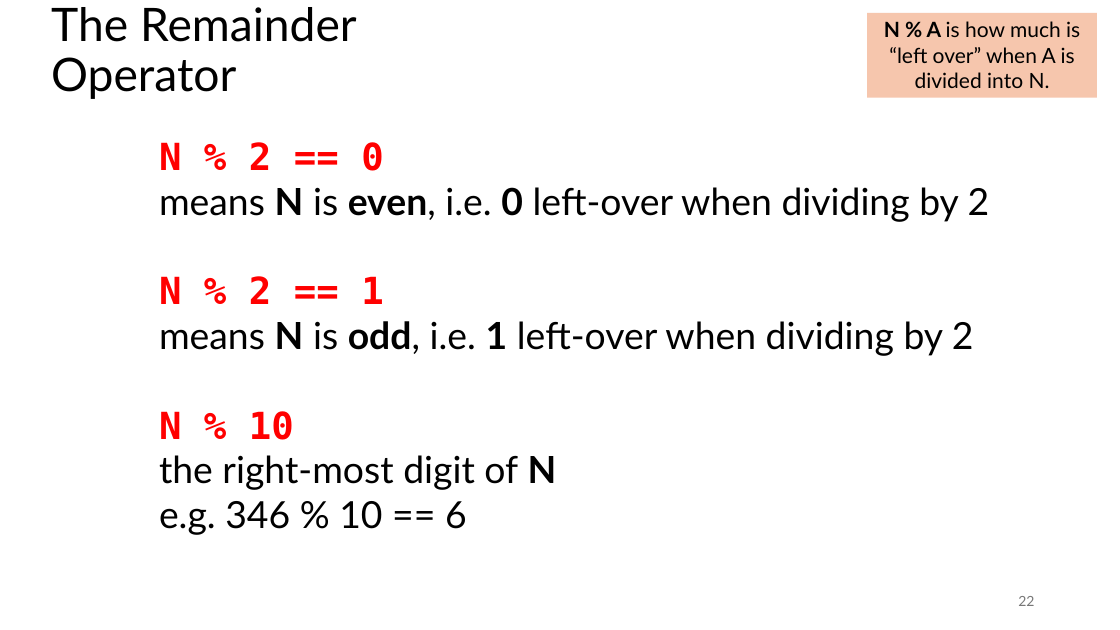
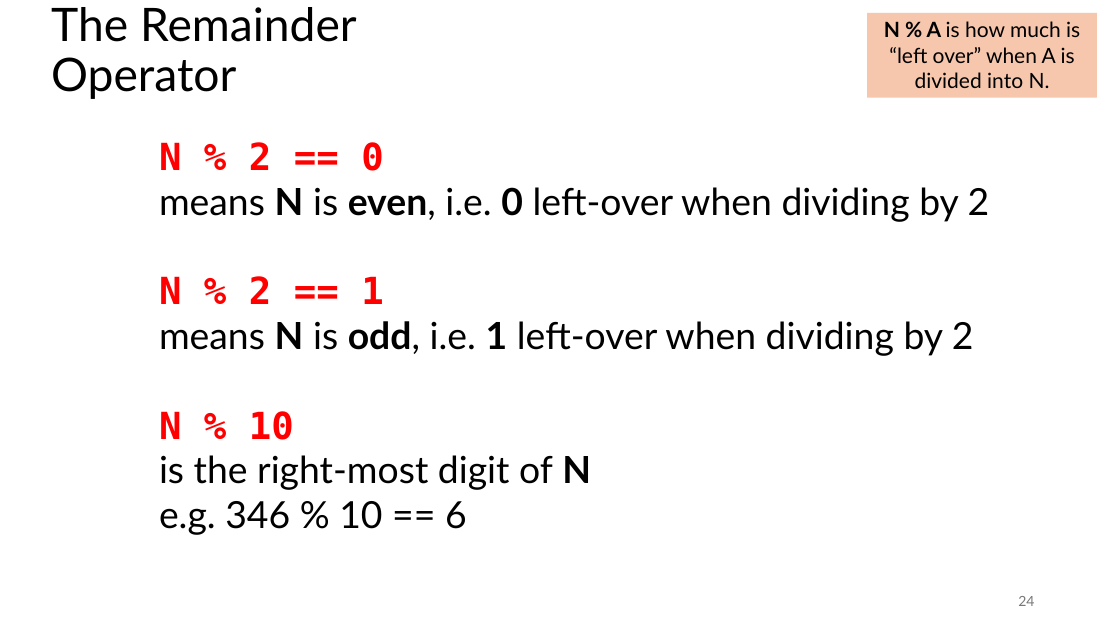
Before and after one commit to tjd1234/cmpt120spring2026, a slide deck: slide 24 of lecture_notes/chapter5/chapter5.pptx (slide 22 before the commit). Drawn at 1120x630 pixels with LibreOffice and Linux fonts; fonts in the diff are those of the drawing. Boxes give left, top, right and bottom in pixels: in the first picture for what was removed or moved away, otherwise in the second. Text is boxed around its words. In the diff, an @@ line names an element or a change of style, - is before the commit and + after.

```diff
--- a/lecture_notes/chapter5/chapter5.pptx
+++ b/lecture_notes/chapter5/chapter5.pptx
@@ text at [159, 411, 591, 535]: text changed @@
-N % 10
-the right-most digit of N
-e.g. 346 % 10 == 6
+N % 10
+is the right-most digit of N
+e.g. 346 % 10 == 6
@@ page number at [1018, 596, 1034, 606]: text changed @@
-22
+24
```
Also in this commit, not shown: 26 other slides changed, 5 slides added, 56 other files.
